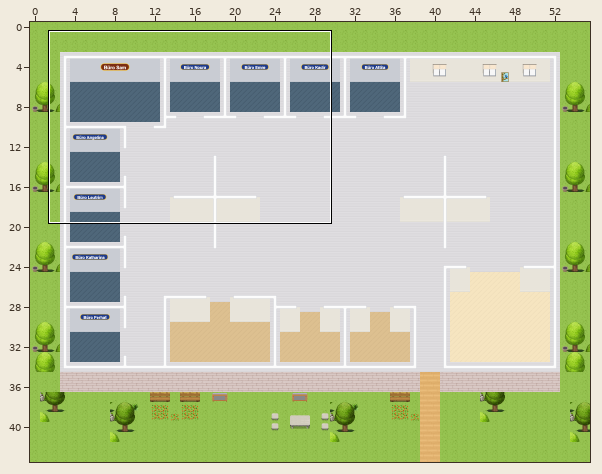
Tiled map (JSON) -- sw-office.tmj. Above, an overview of the earlier version with the close-up marked.
Close-up. Before the commit:
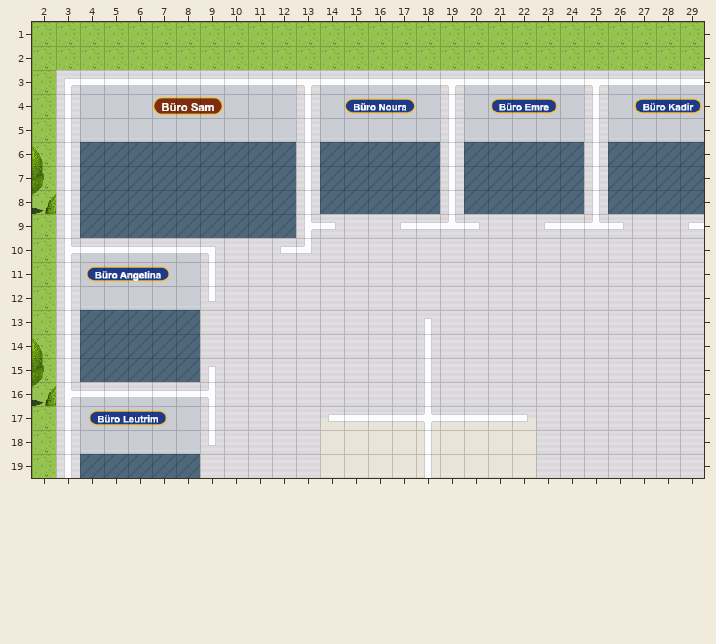
Cells are 32x32 px. Shown: x 2..29, y 1..19. The commit also changed other parts of the map, which this record leaves out.
The result:
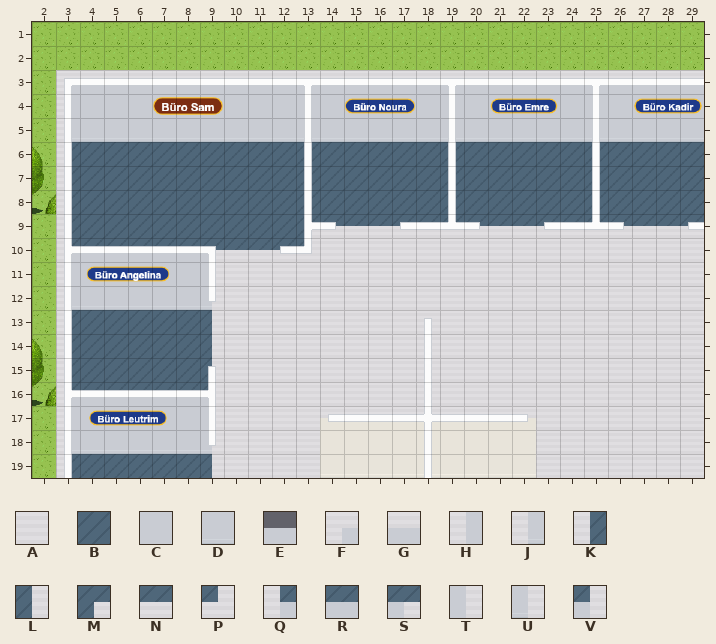
Key: from "SW_Farben": A 9, B 11, C 33, D 34, E 85; from "SW_Misch": F 0, G 1, H 5, J 9, K 13, L 14, M 15, N 16, P 17, Q 18, R 19, S 20, T 21, U 22, V 23.
_ is an empty cell, . an unchanged one.
Edits made:
--- layer "floor/floor1"
@@ x 3..29 @@
- 3 A.........A.....A.....A....
- 4 A.........A.....A.....A....
- 5 A.........A.....A.....A....
- 6 A.........A.....A.....A....
- 7 A.........A.....A.....A....
- 8 A.........A.....A.....A....
- 9 A.........AAAAAAAAAAAAAAAAA
-10 AAAAAAAAAAA................
-11 A.....A....................
-12 A.....A....................
-13 A.....A....................
-14 A.....A....................
-15 A.....A....................
-16 AAAAAAA....................
-17 A.....A....................
-18 A.....A....................
-19 A.....A....................
+ 3 F.........G.....G.....G....
+ 4 H.........C.....C.....C....
+ 5 J.........D.....D.....D....
+ 6 K.........B.....B.....B....
+ 7 K.........B.....B.....B....
+ 8 K.........B.....B.....B....
+ 9 K.........MNNNNNNNNNNNNNNNN
+10 QRRRRRSNNNP................
+11 H.....T....................
+12 J.....U....................
+13 K.....L....................
+14 K.....L....................
+15 K.....L....................
+16 QRRRRRV....................
+17 H.....T....................
+18 J.....U....................
+19 K.....L....................
--- layer "floor/floor2"
@@ x 4..8 @@
-10 EEEEE
+10 _____
@@ x 4..8 @@
-16 EEEEE
+16 _____
Boxes around the changes in both close-ups, in picture pixels (x1, y1, x2, y2):
changed: (72, 86, 704, 478)
